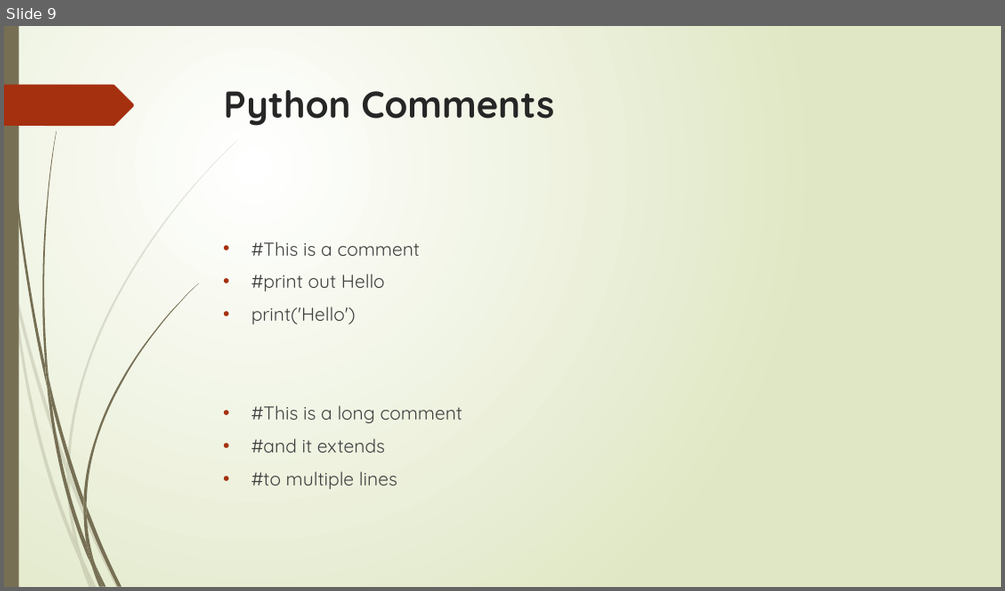
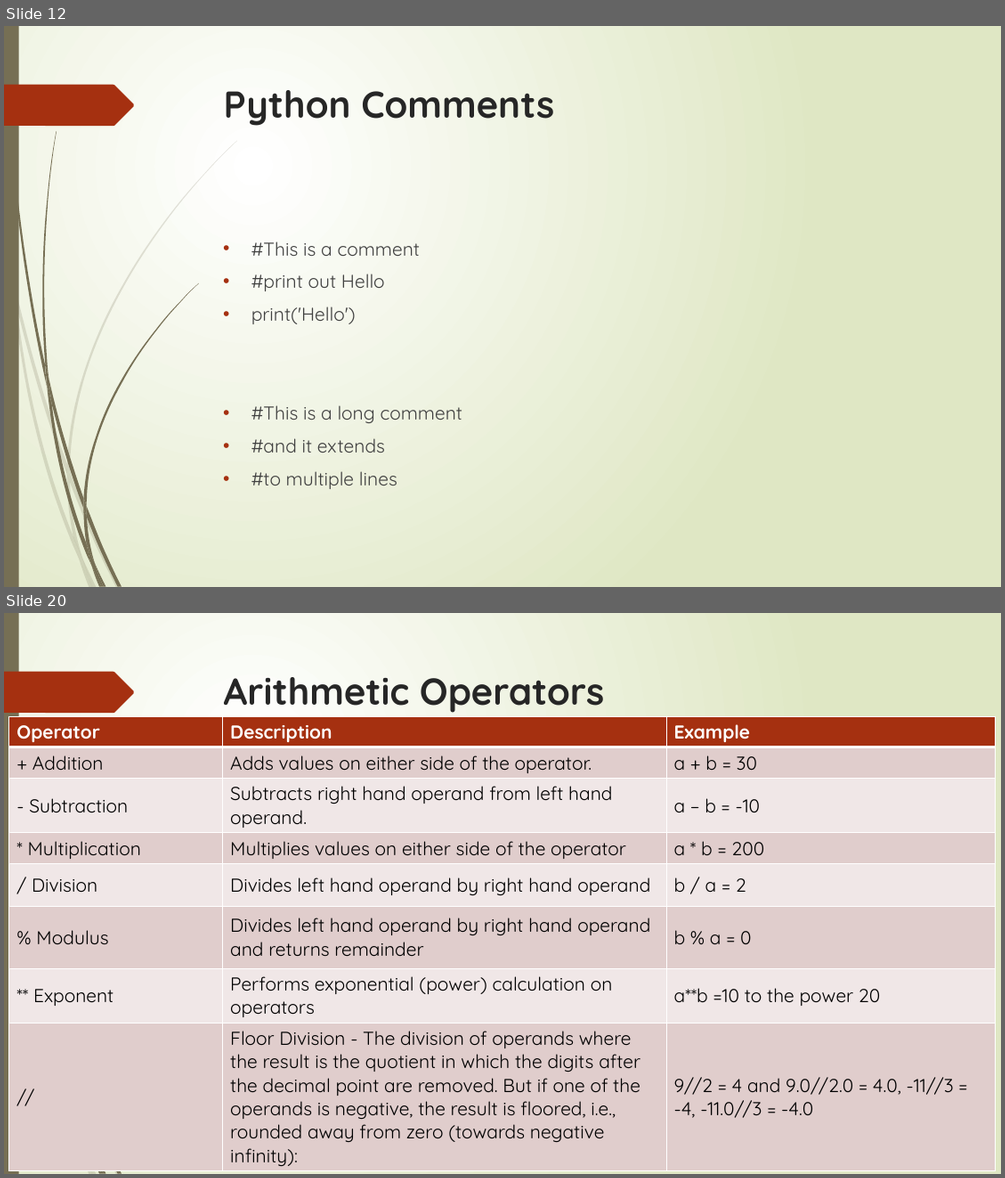
Before and after one commit to flyworker/python-automation-testing, a slide deck: document/course1.pptx. Shown one above the other, each under a label of ours: slide 9 before the commit, slides 12 and 20 after it; the slides between them are not shown. The pictures are 1005x591 and 1005x1178 pixels, drawn with LibreOffice and Linux fonts; fonts in the diff are those of the drawing. Boxes give left, top, right and bottom in pixels: in the first picture for what was removed or moved away, otherwise in the second. Text is boxed around its words. In the diff, an @@ line names an element or a change of style, - is before the commit and + after.

Commit message:
updatec course 1 slide with operators

```diff
--- a/document/course1.pptx
+++ b/document/course1.pptx
@@ slide 20 added at box(4, 613, 1001, 1174), background gradient #FFFFFF to #DFE8C4; not listed: 24 template elements that a slide beside it also shows @@
@@ title added at box(224, 677, 605, 713), 36 pt, text #262626, bold @@
+Arithmetic Operators
@@ table added at box(9, 716, 995, 1169), 8 rows, 3 columns @@
+Operator | Description | Example
++ Addition | Adds values on either side of the operator. | a + b = 30
+- Subtraction | Subtracts right hand operand from left hand operand. | a – b = -10
+* Multiplication | Multiplies values on either side of the operator | a * b = 200
+/ Division | Divides left hand operand by right hand operand | b / a = 2
+% Modulus | Divides left hand operand by right hand operand and returns remainder | b % a = 0
+** Exponent | Performs exponential (power) calculation on operators | a**b =10 to the power 20
+// | Floor Division - The division of operands where the result is the quotient in which the digits after the decimal point are removed. But if one of the operands is negative, the result is floored, i.e., rounded away from zero (towards negative infinity): | 9//2 = 4 and 9.0//2.0 = 4.0, -11//3 = -4, -11.0//3 = -4.0
@@ what was slide 9 is now slide 12 @@
```
Also in this commit, not shown: 1 slide changed, 18 other slides added, 5 other files.
